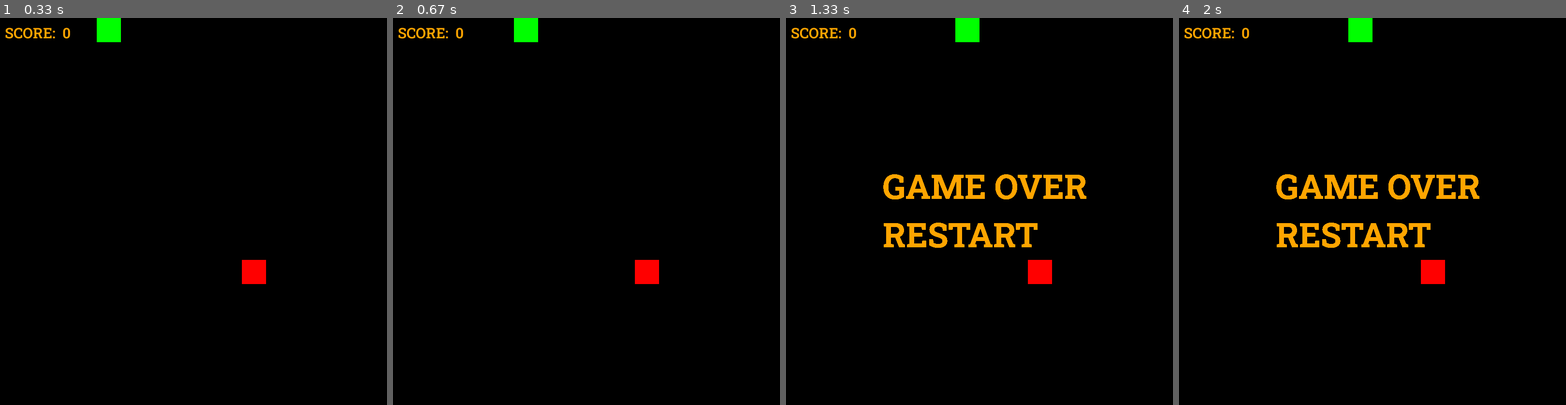
Above: before the commit, frames 1-4 (left to right).
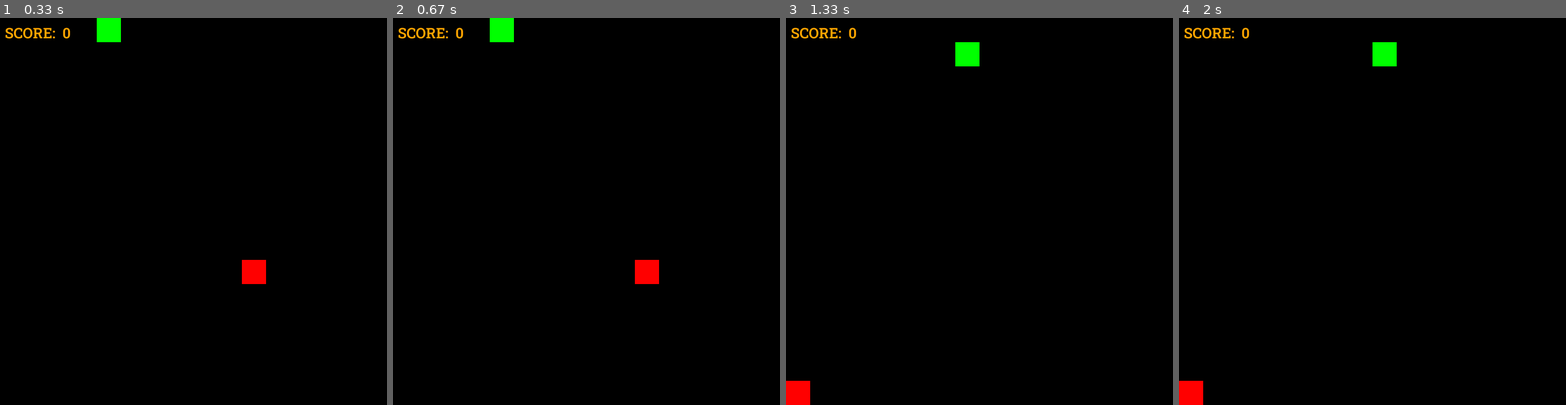
Above: after the commit, the same moments.

Repository: Flikman1/pygame_snake
Game: pygame game, started from main.py
The game is run twice, just before and just after one commit, with the same random seed, the same clock (stepped at 60 frames per second) and the same inputs.
Inputs (mouse positions are in pixels of both pictures, inside the frame that each line leads up to):
- Up to frame 1 (0.33 s): no input
- Up to frame 2 (0.67 s): hold D from 0.33 s (still down); move the mouse to (571, 226) at 0.37 s
- Up to frame 3 (1.33 s): release D at 0.8 s; hold W 0.83-1.15 s; click "RESTART" at 1.28 s
- Up to frame 4 (2 s): hold D 1.52-1.98 s

Frame 1 is identical in both runs. In frame 2, 0.8% of the frame differs, in the area x 25-38%, y 0-7%; in frame 3, 4.5%, in the area x 0-78%, y 0-100%; in frame 4, 4.5%.

Commit message:
Добавил кнопку рестарт и сделал рабоут прилодения стаюильной

Diff:
--- a/main.py
+++ b/main.py
@@ -1,19 +1,20 @@
 import pygame
 from random import randrange
+
 pygame.init()
 RES = 800
 SIZE = 50
 
 x, y = randrange(0, RES, SIZE), randrange(0, RES, SIZE)
 apple = randrange(0, RES, SIZE), randrange(0, RES, SIZE)
-dris = {'W': True, 'S': True, 'D': True, 'A': True,}
-
+dris = {'W': True, 'S': True, 'D': True, 'A': True}
 length = 1
 snake = [(x, y)]
 dx, dy = 0, 0
 fps = 7
 k = 0
 
+#bg = pygame.image.load('images/bg.png')
 sc = pygame.display.set_mode([RES, RES])
 font = pygame.font.Font('Fonts/Font1.ttf', 30)
 font_end = pygame.font.Font('Fonts/Font1.ttf', 70)
@@ -21,64 +22,81 @@
 text_restart = font_end.render('RESTART', True, 'orange')
 text_restart_rect = text_restart.get_rect(topleft=(200, 400))
 clock = pygame.time.Clock()
-game = False
-while not game:
-    sc.fill(pygame.Color('black'))
+game_over = False
+game_running = True
 
+while game_running:
+    while game_over:
+        sc.fill('black')
+        text_restart_rect = text_restart.get_rect(topleft=(200, 400))
+        text_end = font_end.render('GAME OVER', True, 'orange')
+        sc.blit(text_restart, text_restart_rect)
+        sc.blit(text_end, (200, 300))
+        pygame.display.update()
+
+        for event in pygame.event.get():
+            if event.type == pygame.QUIT:
+                game_running = False
+                game_over = False
+            elif event.type == pygame.MOUSEBUTTONDOWN and event.button == 1:
+                if text_restart_rect.collidepoint(event.pos):
+                    game_over = False
+                    k = 0
+                    x, y = randrange(0, RES, SIZE), randrange(0, RES, SIZE)
+                    apple = randrange(0, RES, SIZE), randrange(0, RES, SIZE)
+                    snake = [(x, y)]
+                    length = 1
+                    dx, dy = 0, 0
+                    fps = 7
+
+    sc.fill('black')
     text_score = font.render(f'SCORE:  {k}', True, 'orange')
     sc.blit(text_score, (10, 10))
-    #creating snake, apple
-    [(pygame.draw.rect(sc, pygame.Color('green'), (i, j,SIZE, SIZE ))) for i, j, in snake]
+    [(pygame.draw.rect(sc, pygame.Color('green'), (i, j, SIZE, SIZE))) for i, j, in snake]
     pygame.draw.rect(sc, pygame.Color('red'), (*apple, SIZE, SIZE))
-    #snake move
+
     x += dx * SIZE
     y += dy * SIZE
     snake.append((x, y))
     snake = snake[-length:]
 
-    # game over
     if x < 0 or x > RES - SIZE or y < 0 or y > RES - SIZE or len(snake) != len(set(snake)):
-        while not game:
-            text_end = font_end.render('GAME OVER', True, 'orange')
-            sc.blit(text_restart, text_restart_rect)
-            sc.blit(text_end, (200, 300))
+        game_over = True
 
-            if text_restart_rect.collidepoint(mouse) and pygame.mouse.get_pressed()[0]:
-                game = True
+    for event in pygame.event.get():
+        if event.type == pygame.QUIT:
+            game_running = False
+        elif event.type == pygame.KEYDOWN:
+            if event.key == pygame.K_w and dris['W']:
+                dx, dy = 0, -1
+                dris = {'W': True, 'S': False, 'D': True, 'A': True,}
+            elif event.key == pygame.K_s and dris['S']:
+                dx, dy = 0, 1
+                dris = {'W': False, 'S': True, 'D': True, 'A': True,}
+            elif event.key == pygame.K_a and dris['A']:
+                dx, dy = -1, 0
+                dris = {'W': True, 'S': True, 'D': False, 'A': True,}
+            elif event.key == pygame.K_d and dris['D']:
+                dx, dy = 1, 0
+                dris = {'W': True, 'S': True, 'D': True, 'A': False,}
+
+            if game_over and text_restart_rect.collidepoint(mouse) and pygame.mouse.get_pressed()[0]:
+                game_over = False
                 k = 0
                 x, y = randrange(0, RES, SIZE), randrange(0, RES, SIZE)
                 apple = randrange(0, RES, SIZE), randrange(0, RES, SIZE)
+                snake = [(x, y)]
+                length = 1
+                dx, dy = 0, 0
+                fps = 7
 
-
-            pygame.display.update()
-            for event in pygame.event.get():
-                if event.type == pygame.QUIT:
-                    exit()
-
-
-
-    #eating apple
     if snake[-1] == apple:
         apple = randrange(0, RES, SIZE), randrange(0, RES, SIZE)
         length += 1
         fps += 1
         k += 1
+
     pygame.display.update()
     clock.tick(fps)
-    for event in pygame.event.get():
-        if event.type == pygame.QUIT:
-            exit()
-    #control
-    key = pygame.key.get_pressed()
-    if key[pygame.K_w] and dris['W']:
-        dx, dy = 0, -1
-        dris = {'W': True, 'S': False, 'D': True, 'A': True, }
-    elif key[pygame.K_s] and dris['S']:
-        dx, dy = 0, 1
-        dris = {'W': False, 'S': True, 'D': True, 'A': True, }
-    elif key[pygame.K_a] and dris['A']:
-        dx, dy = -1, 0
-        dris = {'W': True, 'S': True, 'D': False, 'A': True, }
-    elif key[pygame.K_d] and dris['D']:
-        dx, dy = 1, 0
-        dris = {'W': True, 'S': True, 'D': True, 'A': False, }
+
+pygame.quit()
